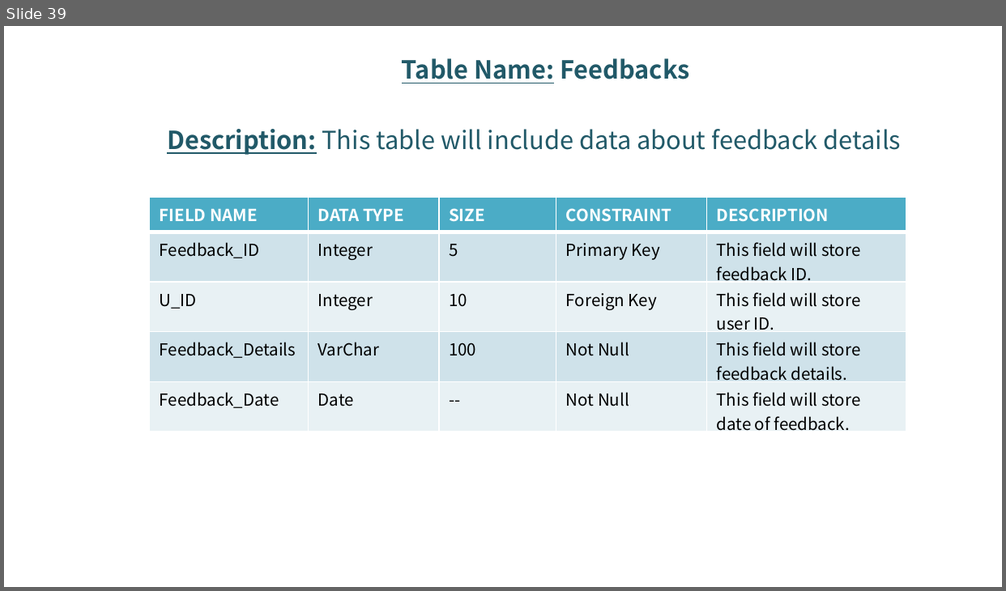
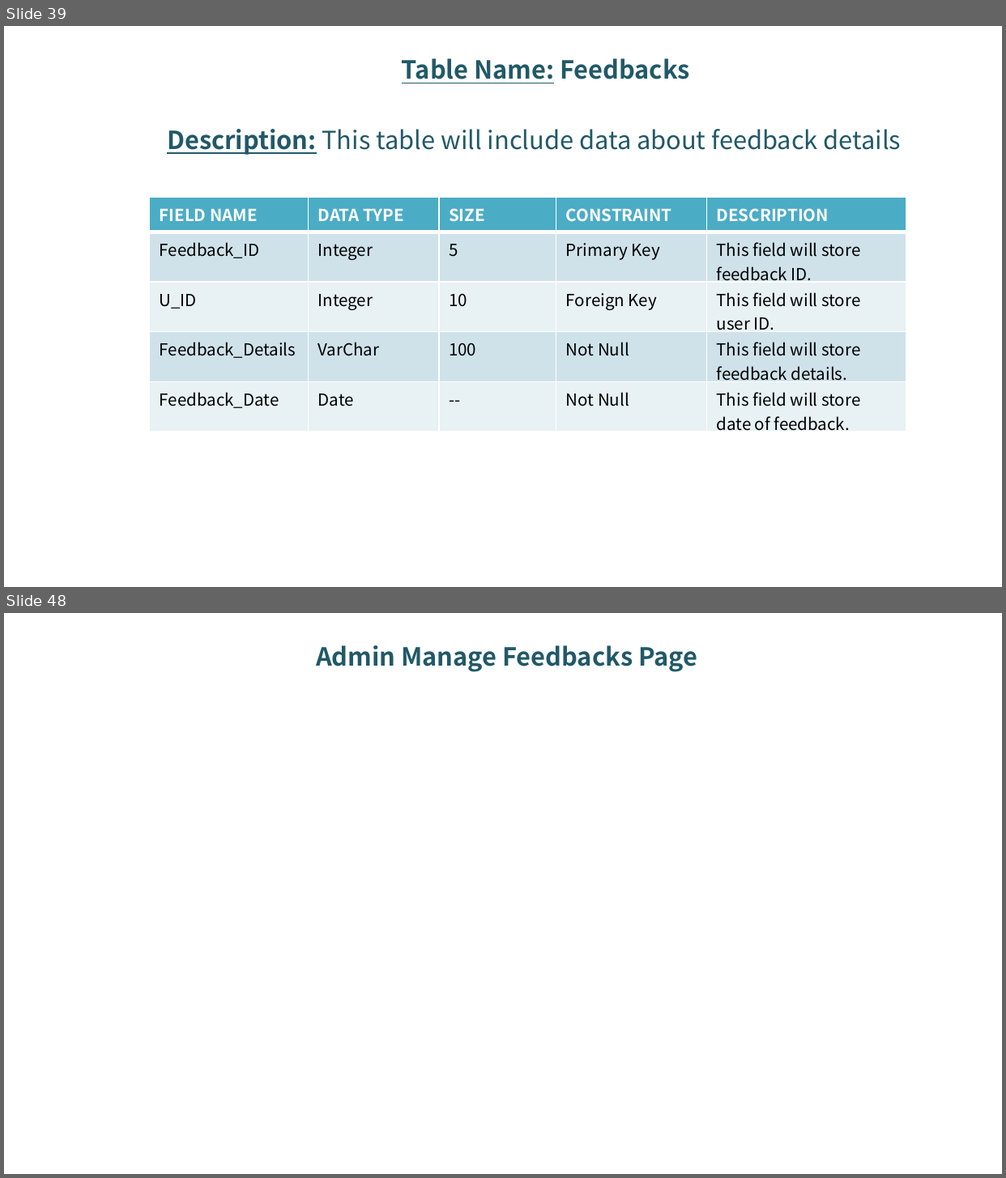
Before and after one commit to sahilM1001/Online-Food-Ordering-System, a slide deck: Presentation/Group 16 - Online Food Ordering System.pptx. Shown one above the other, each under a label of ours: slide 39 before the commit, slides 39 and 48 after it; the slides between them are not shown. The pictures are 1006x591 and 1006x1178 pixels, drawn with LibreOffice and Linux fonts; fonts in the diff are those of the drawing; background and template pictures are left out. Boxes give left, top, right and bottom in pixels: in the first picture for what was removed or moved away, otherwise in the second. Text is boxed around its words. In the diff, an @@ line names an element or a change of style, - is before the commit and + after.

```diff
--- a/Presentation/Group 16 - Online Food Ordering System.pptx
+++ b/Presentation/Group 16 - Online Food Ordering System.pptx
@@ slide 48 added at <box>4,613,1002,1174</box>, background picture (left out) @@
@@ text added at <box>316,645,697,672</box>, 18 pt, text #215968, bold @@
+Admin Manage Feedbacks Page
```
Also in this commit, not shown: 8 other slides added.
